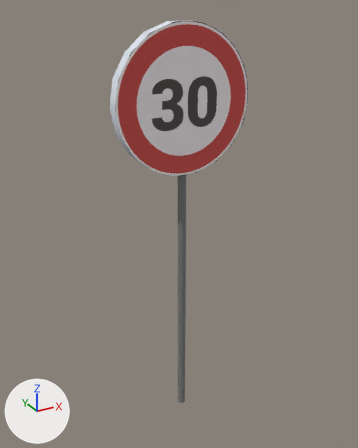
The FBX model Assets/Resources/Meshes/Obstacles/schild_speedlimit.FBX: old version first, new version second.
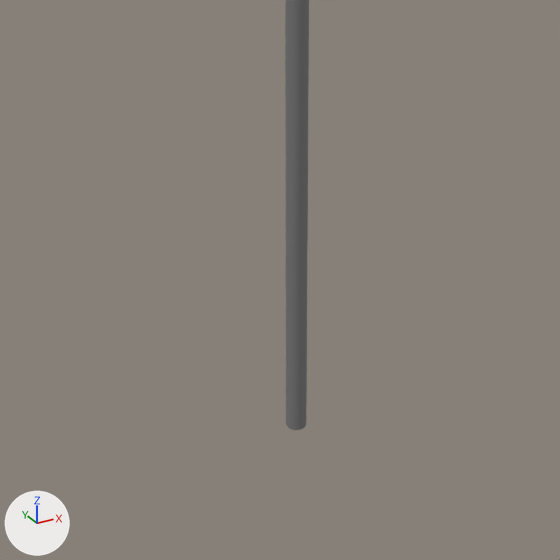
Each version is shown whole from a 50 mm camera at (-0.511, -0.908, 0.982) aimed at (0.003, 0.026, 0.515), then close up on the part from 22% to 76% of the width and 57% to 100% of the height. Lighting does not change. The marker at lower left points along +X, +Y and +Z. Where no turn or scale is listed for an object, it has been applied to the vertices. Vertices at the same position are counted once.

Objects in the first close-up: 'schildständer'.
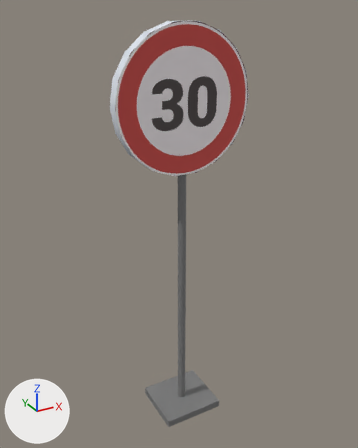
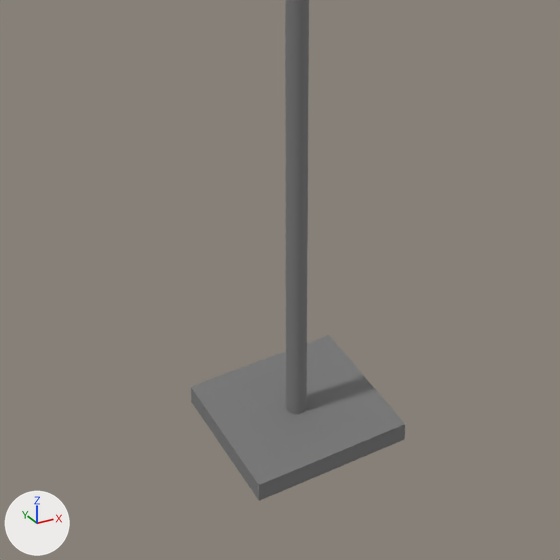
Pixel boxes [x1, y1, x2, y2] of what changed, in the close-ups (560 x 560 px):
'schildständer', reshaped
    before: [285, 0, 309, 430]
    after: [191, 0, 405, 501]
part 1 of me_mesh_001, added
    after: [191, 335, 405, 501]

The edits, one by one:
me_mesh_001 is used by ob_schildständer; location (0.0, 0.006, -0.001).
me_mesh_001 had 146 vertices, 162 faces and spanned x -0.01..0.01, y -0.01..0.01, z 0.0..0.802.
me_mesh_001 now has 260 vertices, 274 faces and spans x -0.075..0.077, y -0.068..0.072, z 0.0..0.802.
me_mesh_001 part 1: a new loose piece of 114 vertices spanning x -0.075..0.077, y -0.068..0.072, z 0.001..0.02, in mat_ständer (grey #797979).
